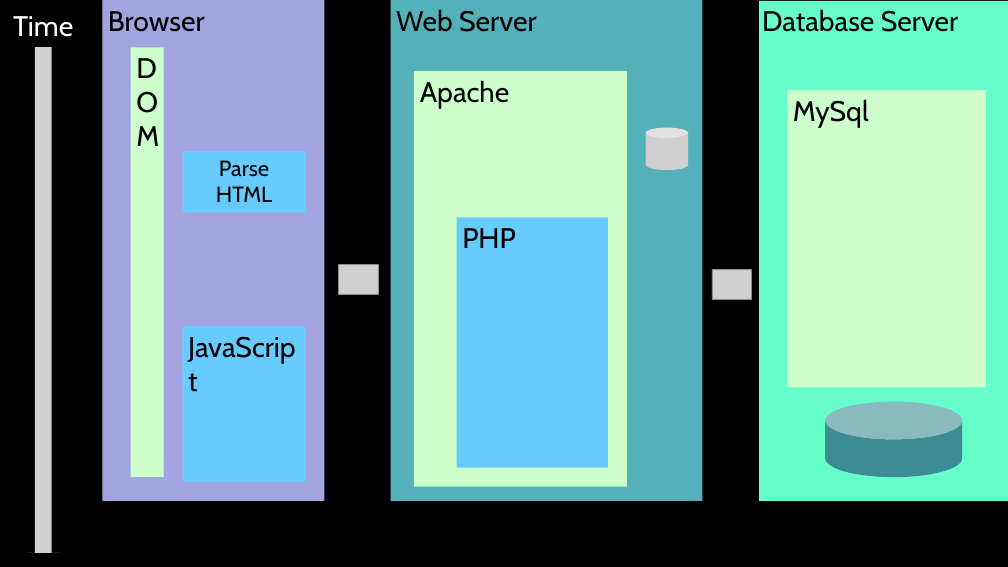
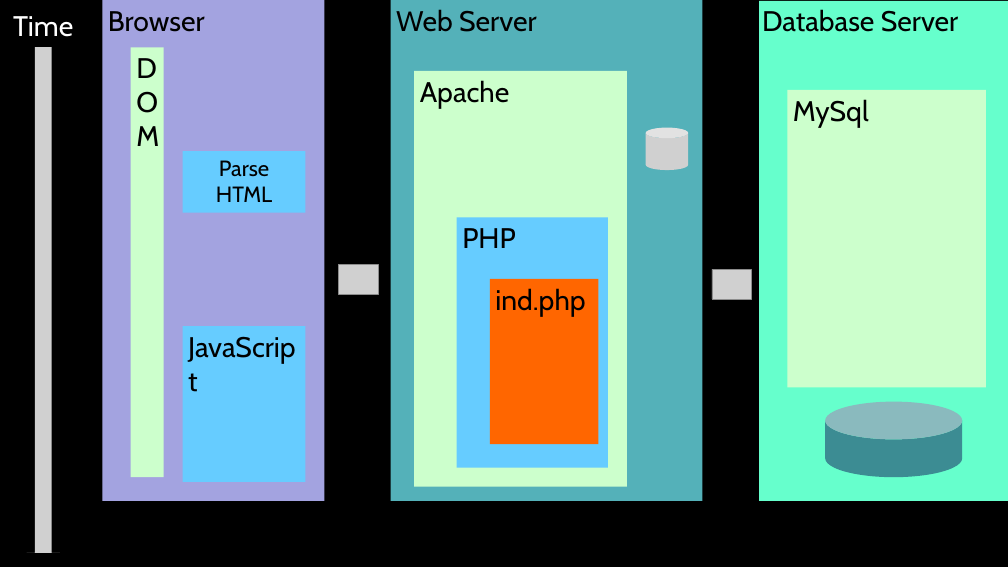
Before and after one commit to csev/wa4e, a slide deck: slide 2 of lectures/PHP-06-Forms.ppt. Drawn at 1008x567 pixels with LibreOffice and Linux fonts; fonts in the diff are those of the drawing; grey boxes stand for pictures. Boxes give left, top, right and bottom in pixels: in the first picture for what was removed or moved away, otherwise in the second. Text is boxed around its words. In the diff, an @@ line names an element or a change of style, - is before the commit and + after.

```diff
--- a/lectures/PHP-06-Forms.ppt
+++ b/lectures/PHP-06-Forms.ppt
@@ rectangle added at (x1=490, y1=279, x2=599, y2=444), fill #FF6600, 36 pt, text #000000 @@
+ind.php
```
Also in this commit, not shown: 2 other slides changed, 2 other files.
